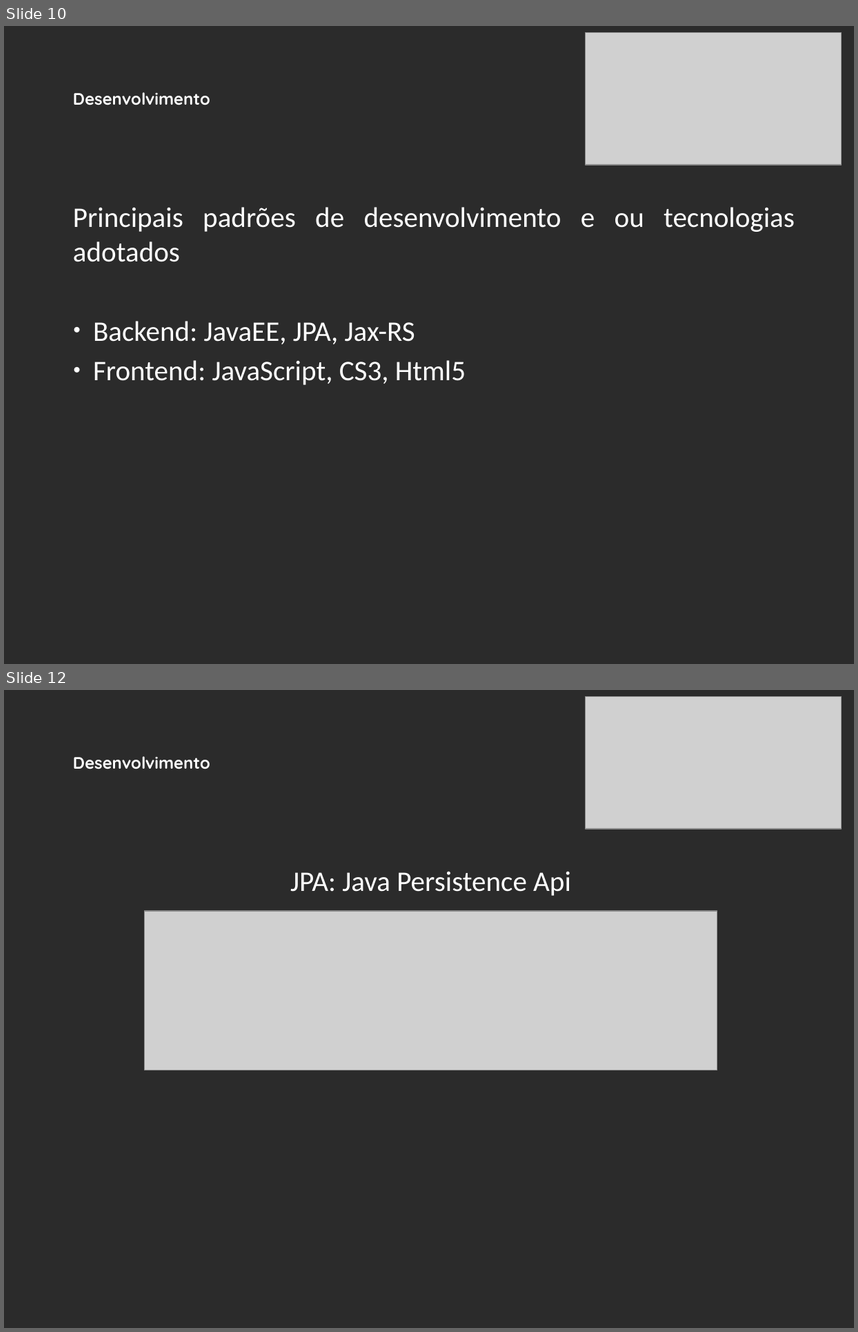
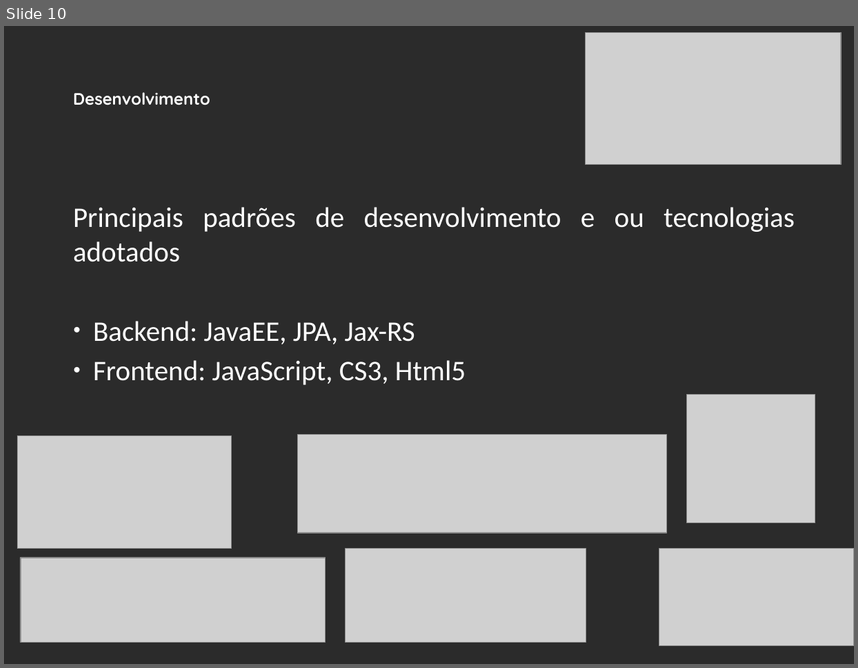
Before and after one commit to nosrednawall/Faculdade-Projeto-Integrador-5P, a slide deck: doc/Entregas_Desenvolvimento_de_APP/Recruta-Slide v1.5.pptx. Shown one above the other, each under a label of ours: slides 10 and 12 before the commit, slide 10 after it; the slides between them are not shown. The pictures are 858x1332 and 858x668 pixels, drawn with LibreOffice and Linux fonts; fonts in the diff are those of the drawing; grey boxes stand for pictures; background and template pictures are left out; a plain dark background stands for a picture behind light text. Boxes give left, top, right and bottom in pixels: in the first picture for what was removed or moved away, otherwise in the second. Text is boxed around its words. In the diff, an @@ line names an element or a change of style, - is before the commit and + after.

```diff
--- a/doc/Entregas_Desenvolvimento_de_APP/Recruta-Slide v1.5.pptx
+++ b/doc/Entregas_Desenvolvimento_de_APP/Recruta-Slide v1.5.pptx
@@ slide 12 removed at (x1=4, y1=690, x2=854, y2=1328), background picture (left out) @@
@@ picture removed at (x1=586, y1=697, x2=842, y2=829) @@
@@ text removed at (x1=73, y1=756, x2=210, y2=769) @@
-Desenvolvimento
@@ text removed at (x1=290, y1=871, x2=571, y2=896) @@
-JPA: Java Persistence Api
@@ picture removed at (x1=144, y1=911, x2=717, y2=1070) @@
@@ slide 10 changed as well @@
@@ picture added at (x1=686, y1=394, x2=815, y2=522) @@
@@ picture added at (x1=18, y1=436, x2=232, y2=548) @@
@@ picture added at (x1=297, y1=434, x2=666, y2=532) @@
@@ picture added at (x1=20, y1=557, x2=326, y2=641) @@
@@ picture added at (x1=346, y1=548, x2=586, y2=641) @@
@@ picture added at (x1=660, y1=548, x2=854, y2=645) @@
```
Also in this commit, not shown: 1 other slide changed, 5 other slides removed.
